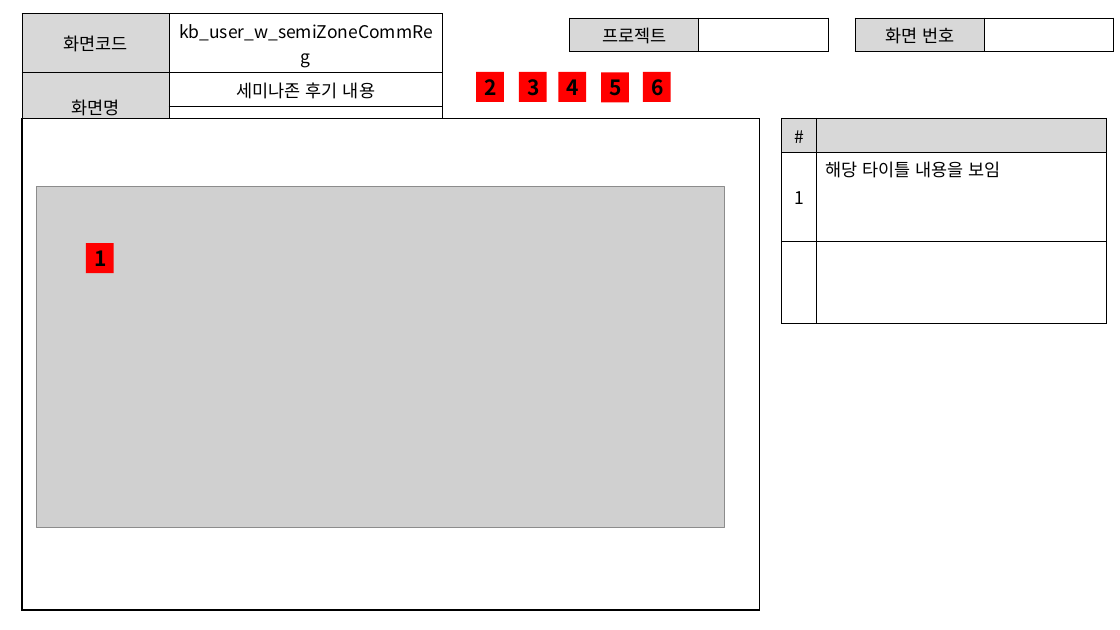
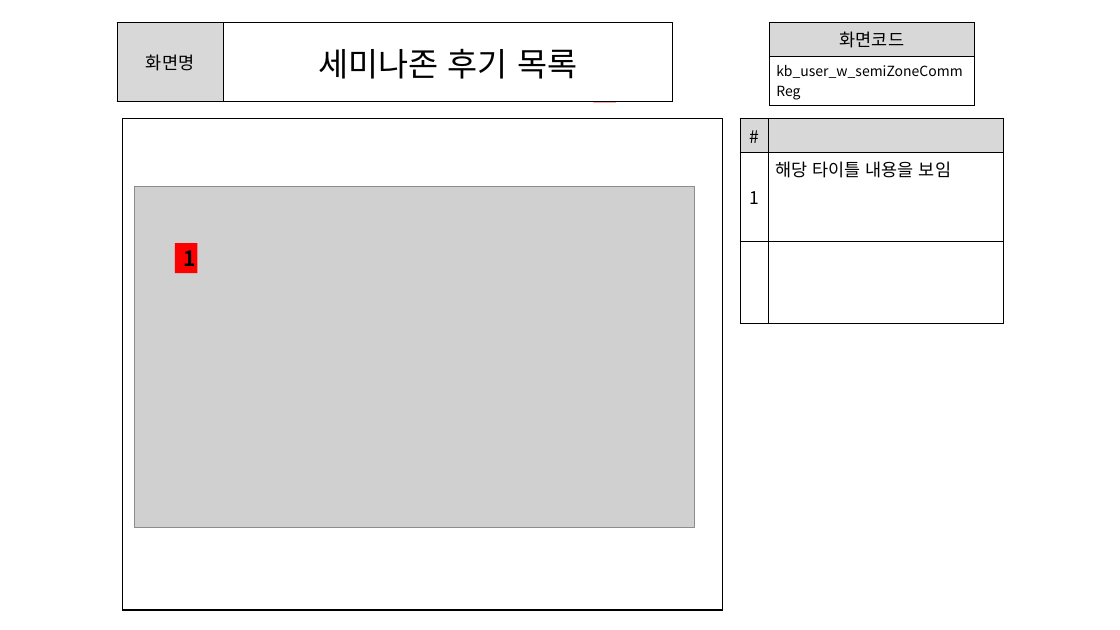
Before and after one commit to ezenteam2/e-Zone, a slide deck: slide 11 of 0 발표용 파워포인트/project05 - 파워포인트 종합 - 기범.pptx. Drawn at 1120x630 pixels with LibreOffice and Linux fonts; fonts in the diff are those of the drawing; grey boxes stand for pictures. Boxes give left, top, right and bottom in pixels: in the first picture for what was removed or moved away, otherwise in the second. Text is boxed around its words. In the diff, an @@ line names an element or a change of style, - is before the commit and + after.

```diff
--- a/0 발표용 파워포인트/project05 - 파워포인트 종합 - 기범.pptx
+++ b/0 발표용 파워포인트/project05 - 파워포인트 종합 - 기범.pptx
@@ table at (x1=118, y1=23, x2=673, y2=102) @@
-row 1: 화면코드 | kb_user_w_semiZoneCommReg
-row 2: 화면명 | 세미나존 후기 내용
-row 3:  | 
+row 1: 화면명 | 세미나존 후기 목록
@@ table resized from (x1=22, y1=13, x2=442, y2=123) to (x1=118, y1=23, x2=673, y2=102) @@
@@ table removed at (x1=570, y1=18, x2=828, y2=48), 1 rows, 2 columns @@
-프로젝트 | 
@@ table added at (x1=770, y1=23, x2=975, y2=82), 2 rows, 1 columns @@
+화면코드
+kb_user_w_semiZoneCommReg
@@ table removed at (x1=855, y1=18, x2=1114, y2=48), 1 rows, 2 columns @@
-화면 번호 | 
@@ text "2" rewrapped from (x1=476, y1=72, x2=504, y2=102) to (x1=500, y1=74, x2=512, y2=79) @@
@@ text "3" rewrapped from (x1=519, y1=72, x2=547, y2=102) to (x1=535, y1=74, x2=547, y2=79) @@
@@ text "4" rewrapped from (x1=559, y1=72, x2=586, y2=102) to (x1=567, y1=74, x2=579, y2=79) @@
@@ text "5" rewrapped from (x1=602, y1=72, x2=629, y2=102) to (x1=602, y1=71, x2=614, y2=101) @@
@@ text "6" rewrapped from (x1=643, y1=72, x2=670, y2=102) to (x1=636, y1=71, x2=648, y2=101) @@
@@ rectangle resized from (x1=22, y1=118, x2=760, y2=610) to (x1=123, y1=118, x2=723, y2=610) @@
@@ table resized from (x1=782, y1=118, x2=1107, y2=323) to (x1=740, y1=118, x2=1004, y2=323) @@
@@ picture resized from (x1=36, y1=187, x2=725, y2=528) to (x1=134, y1=187, x2=694, y2=528) @@
@@ rectangle "1" resized from (x1=86, y1=244, x2=113, y2=273) to (x1=175, y1=244, x2=197, y2=273) @@
```
Also in this commit, not shown: 15 other slides changed.
